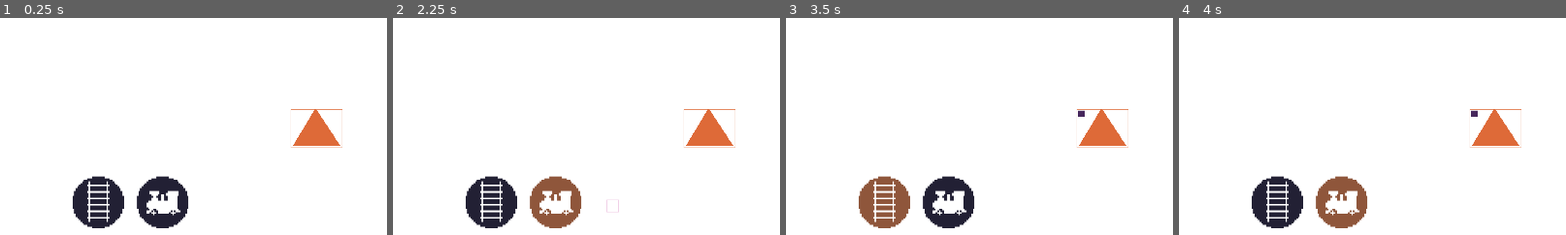
Above: before the commit, frames 1-4 (left to right).
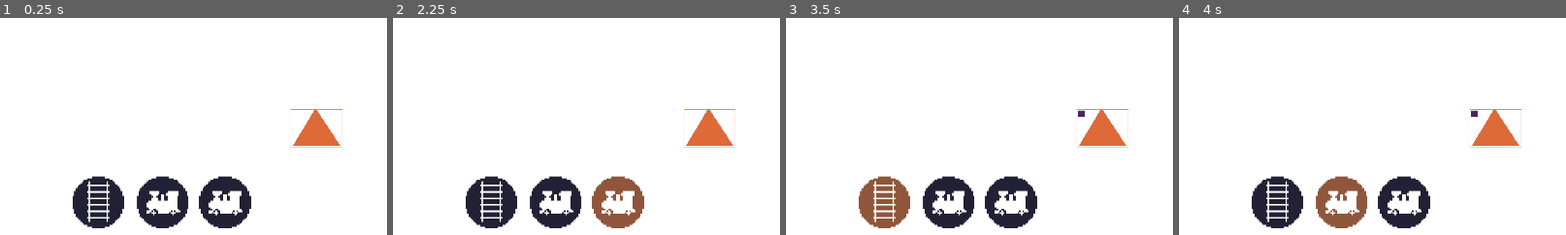
Above: after the commit, the same moments.

Repository: Paulb23/ludum_dare_45
Game: Godot game, scene res://game.tscn
Same seed, same stepped clock (60 frames per second), same inputs: the game is played once before the commit and once after it.
Inputs (mouse positions are % of the whole screen's width and height, from its top left):
- Up to frame 1 (0.25 s): no input
- Up to frame 2 (2.25 s): click (32, 93) at 0.5 s; click (40, 93) at 1.25 s; click (48, 93) at 2.02 s
- Up to frame 3 (3.5 s): click (32, 93) at 2.75 s
- Up to frame 4 (4 s): click (40, 93) at 3.5 s
The pictures show only the part of the screen within x 19-69%, y 50-100%; the shares and areas given below are measured in that part.

The runs differ from the first frame. In frame 1, 1.9% of the frame differs, in the area x 51-65%, y 72-97%; in frame 2, 3.9%, in the area x 35-65%, y 72-97%; in frame 3, 1.9%; in frame 4, 1.9%.

Commit message:
Signals!

Diff:
--- a/ludum_dare_45/game.gd
+++ b/ludum_dare_45/game.gd
@@ -1,6 +1,7 @@
 extends Node2D
 
 var train = preload("res://objects/train.tscn")
+var clicked_signal
 var clicked_train
 var first_train = true
 
@@ -8,13 +9,18 @@
 	$player.connect("place_tile", self, "_buy_track")
 	$player.connect("can_place_track", self, "_can_place_track")
 	$player.connect("can_place_train", self, "_can_place_train")
+	$player.connect("can_place_signal", self, "_can_place_signal")
+	$player.connect("place_signal", self, "_place_signal")
 	$player.connect("sell_tile", $level, "sell_tile")
 	$player.connect("buy_train", self, "_buy_train")
 
 	$ui.connect("build_rail_toggled", $player, "set_building_rail")
 	$ui.connect("place_train_toggled", $player, "set_place_train")
+	$ui.connect("place_signal_toggled", $player, "set_place_signal")
 	$ui.connect("save_train", self, "_save_train")
+	$ui.connect("edit_signal_zone", $player, "edit_signal_zone")
 
+	$level.connect("edit_signal", self, "_edit_signal")
 	$level.create_station()
 
 func _can_place_track(x : int, y : int) -> void:
@@ -48,6 +54,22 @@
 func _can_place_train(x : int, y : int) -> void:
 	$player.can_place_train = ($level.get_tile(x ,y) != $level.EMPTY && $level.get_tile(x ,y) != $level.STATION_TILE);
 
+func _can_place_signal(x : int, y : int) -> void:
+	$player.can_place_signal = ($level.get_tile(x ,y) != $level.EMPTY && $level.get_tile(x ,y) != $level.STATION_TILE);
+
+func _place_signal(x : int, y: int) -> void:
+	if (!$player.can_place_signal):
+		if (!$bad_place.playing):
+			$bad_place.play()
+		return
+	$level.create_signal(x, y)
+
+func _edit_signal(signal_to_edit) -> void:
+	if ($player.is_performing_action()):
+		return
+	clicked_signal = signal_to_edit
+	$ui.edit_signal(signal_to_edit)
+
 func _buy_track(x : int, y: int) -> void:
 	if (!$player.can_place_track):
 			return
@@ -68,22 +90,41 @@
 	new_train.position = $level.map_to_world(x, y)
 	new_train.connect("clicked", self, "_train_clicked")
 	new_train.connect("request_path", self, "_train_request_path")
+	new_train.connect("train_zone_check", self, "_train_zone_check")
 	$trains.add_child(new_train)
 	if (first_train):
 		$music.play()
 		first_train = false
 
-func _train_clicked(train) -> void:
+func _train_zone_check(train, zone : Array, new_route : bool) -> void:
+	for other_trains in $trains.get_children():
+		if (other_trains == train):
+			continue
+		var train_pos = Vector2(other_trains.position.x / 32, other_trains.position.y / 32)
+		if (zone.has(train_pos)):
+			train.train_in_path = true
+			if (new_route):
+				$level._update_walkable_cells(zone);
+				var points = $level.find_path(train.position, $level.get_station(train.current_target).get_target_pos())
+
+				if (points.size() > 0):
+					train.set_path(points)
+					train.train_in_path = false
+			return
+	train.train_in_path = false
+
+func _train_clicked(train_clicked) -> void:
 	if ($player.is_performing_action()):
 		return
-	clicked_train = train
+	clicked_train = train_clicked
 	$ui.edit_train(clicked_train.instructions, $level.get_station_names())
 
 func _save_train(instructions : Array) -> void:
 	clicked_train.set_instructions(instructions)
 
 func _train_request_path(train, station : String):
-	var points = $level/nav.get_simple_path(train.position, $level.get_station(station).get_target_pos(), false)
-	if (points.size() > 0 && points[0] == train.position):
-		points.remove(0)
+	$level._update_walkable_cells([]);
+	var points = $level.find_path(train.position, $level.get_station(station).get_target_pos())
+
+	if (points.size() > 0):
 		train.set_path(points)
--- a/ludum_dare_45/game.tscn
+++ b/ludum_dare_45/game.tscn
@@ -20,6 +20,7 @@
 [ext_resource path="res://sfx/music.ogg" type="AudioStream" id=18]
 [ext_resource path="res://sfx/spawn_2.wav" type="AudioStream" id=19]
 [ext_resource path="res://sfx/spawn.wav" type="AudioStream" id=20]
+[ext_resource path="res://scripts/signal_editor.gd" type="Script" id=21]
 
 [node name="game" type="Node2D"]
 script = ExtResource( 4 )
@@ -38,6 +39,8 @@
 centered_textures = true
 format = 1
 
+[node name="signals" type="Node2D" parent="level"]
+
 [node name="stations" type="Node2D" parent="level"]
 z_index = 1
 
@@ -54,8 +57,10 @@
 
 [node name="trains" type="Node2D" parent="."]
 
+[node name="Line2D" type="Line2D" parent="."]
+points = PoolVector2Array( 853, 523 )
+
 [node name="ui" type="Control" parent="."]
-margin_right = 1920.0
 script = ExtResource( 8 )
 __meta__ = {
 "_edit_use_anchors_": false
@@ -91,6 +96,21 @@
 "_edit_use_anchors_": false
 }
 
+[node name="place_signal" type="TextureButton" parent="ui"]
+margin_left = 861.0
+margin_top = 935.0
+margin_right = 989.0
+margin_bottom = 1063.0
+rect_min_size = Vector2( 64, 0 )
+toggle_mode = true
+texture_normal = ExtResource( 9 )
+texture_pressed = ExtResource( 11 )
+texture_hover = ExtResource( 10 )
+expand = true
+__meta__ = {
+"_edit_use_anchors_": false
+}
+
 [node name="train_controller" type="VBoxContainer" parent="ui"]
 visible = false
 margin_left = 4.0
@@ -140,6 +160,47 @@
 size_flags_horizontal = 3
 text = "cancel"
 
+[node name="signal_editor" type="VBoxContainer" parent="ui"]
+visible = false
+margin_left = 4.0
+margin_top = 184.0
+margin_right = 204.0
+margin_bottom = 584.0
+size_flags_horizontal = 3
+size_flags_vertical = 3
+script = ExtResource( 21 )
+__meta__ = {
+"_edit_use_anchors_": false
+}
+
+[node name="HBoxContainer" type="VBoxContainer" parent="ui/signal_editor"]
+margin_right = 258.0
+margin_bottom = 22.0
+
+[node name="Label" type="Label" parent="ui/signal_editor/HBoxContainer"]
+margin_right = 40.0
+margin_bottom = 14.0
+text = "Train Direction"
+
+[node name="train_diriection" type="OptionButton" parent="ui/signal_editor/HBoxContainer"]
+margin_right = 133.0
+margin_bottom = 22.0
+text = "Train Direction"
+
+[node name="edit_zone" type="Button" parent="ui/signal_editor/HBoxContainer"]
+margin_left = 137.0
+margin_right = 149.0
+margin_bottom = 22.0
+toggle_mode = true
+text = "Edit Zone"
+
+[node name="ok" type="Button" parent="ui/signal_editor/HBoxContainer"]
+margin_left = 153.0
+margin_right = 201.0
+margin_bottom = 22.0
+size_flags_horizontal = 3
+text = "OK"
+
 [node name="train_sfx" type="AudioStreamPlayer" parent="."]
 stream = ExtResource( 12 )
 volume_db = -5.0
--- /dev/null
+++ b/ludum_dare_45/menus/main_menu.tscn
@@ -0,0 +1,8 @@
+[gd_scene format=2]
+
+[node name="main_menu" type="Control"]
+anchor_right = 1.0
+anchor_bottom = 1.0
+__meta__ = {
+"_edit_use_anchors_": false
+}
--- /dev/null
+++ b/ludum_dare_45/objects/signal.gd
@@ -0,0 +1,33 @@
+extends Node2D
+
+signal clicked
+
+const UP = 0
+const DOWN = 1
+const LEFT = 2
+const RIGHT = 3
+
+const TRAIN_CHECK = 0
+const ZONE_CHECK = 1
+
+var train_direction_check = 2
+
+var zoned_tiles = []
+
+func _ready() -> void:
+	$clicked.connect("button_up", self, "_clicked")
+	$zones.set_as_toplevel(true)
+
+func add_zone_check(x : int, y : int) -> void:
+	if (!zoned_tiles.has(Vector2(x ,y))):
+		zoned_tiles.push_back(Vector2(x ,y))
+	$zones.set_cell(x, y, ZONE_CHECK)
+
+func get_zone() -> Array:
+	return zoned_tiles
+
+func draw_zones(vis : bool) -> void:
+	$zones.visible = vis
+
+func _clicked() -> void:
+	emit_signal("clicked", self)
--- /dev/null
+++ b/ludum_dare_45/objects/signal.tscn
@@ -0,0 +1,39 @@
+[gd_scene load_steps=5 format=2]
+
+[ext_resource path="res://tiles/signal_tileset.tres" type="TileSet" id=1]
+[ext_resource path="res://objects/signal.gd" type="Script" id=2]
+[ext_resource path="res://objects/signal.png" type="Texture" id=3]
+
+[sub_resource type="RectangleShape2D" id=1]
+extents = Vector2( 16, 16 )
+
+[node name="signal" type="Node2D"]
+script = ExtResource( 2 )
+
+[node name="Sprite" type="Sprite" parent="."]
+texture = ExtResource( 3 )
+
+[node name="zones" type="TileMap" parent="."]
+tile_set = ExtResource( 1 )
+cell_size = Vector2( 32, 32 )
+cell_custom_transform = Transform2D( 32, 0, 0, 32, 0, 0 )
+cell_tile_origin = 1
+compatibility_mode = true
+centered_textures = true
+format = 1
+
+[node name="clicked" type="Button" parent="."]
+self_modulate = Color( 1, 1, 1, 0.266667 )
+margin_left = -1.0
+margin_top = -3.0
+margin_right = 32.0
+margin_bottom = 31.0
+__meta__ = {
+"_edit_use_anchors_": false
+}
+
+[node name="Area2D" type="Area2D" parent="."]
+
+[node name="CollisionShape2D" type="CollisionShape2D" parent="Area2D"]
+position = Vector2( 16, 15 )
+shape = SubResource( 1 )
--- a/ludum_dare_45/objects/station.gd
+++ b/ludum_dare_45/objects/station.gd
@@ -60,8 +60,8 @@
 	icon.visible = true
 	$people.add_child(icon)
 
-func unload_people(people : Array):
-	for person in people:
+func unload_people(unloaded_people : Array):
+	for person in unloaded_people:
 		if (!$unload.playing):
 			$unload.play()
 
--- a/ludum_dare_45/objects/train.gd
+++ b/ludum_dare_45/objects/train.gd
@@ -2,7 +2,9 @@
 
 signal clicked
 signal request_path
+signal train_zone_check
 
+var train_in_path = false
 var base_speed = 100
 var speed = 100
 var max_speed = 150
@@ -54,7 +56,7 @@
 	current_target = instructions[current_instruction]
 
 func _physics_process(delta: float) -> void:
-	if (instructions.size() == 0):
+	if (train_in_path || instructions.size() == 0):
 		return
 
 	if (path.size() == 0):
@@ -70,7 +72,7 @@
 
 	# normalise target pos to grid
 	var target_tile = Vector2(floor(path[0].x / Globals.tile_width), floor(path[0].y / Globals.tile_height))
-	var target_pos = Vector2(target_tile.x * Globals.tile_width, target_tile. y * Globals.tile_height)
+	var target_pos = Vector2(target_tile.x * Globals.tile_width, target_tile. y * Globals.tile_height) + Vector2(16,16)
 
 	rotation = lerp(rotation, position.angle_to_point(target_pos), delta * 10)
 	var pos = Vector2(position.x, position.y);
@@ -121,6 +123,40 @@
 
 		loading_people = false
 
+	if (main_node.get_name().find("signal") != -1):
+		if (path.size() <= 0):
+			return
+
+		var signal_tile = Vector2(floor(main_node.position.x / Globals.tile_width), floor(main_node.position.y / Globals.tile_height))
+		var target_tile = Vector2(floor(path[0].x / Globals.tile_width), floor(path[0].y / Globals.tile_height))
+		var direction = signal_tile - target_tile
+
+		if (direction.x > 0):
+			direction = main_node.LEFT
+		elif (direction.x < 0):
+			direction = main_node.RIGHT
+		elif (direction.y > 0):
+			direction = main_node.DOWN
+		elif (direction.y < 0):
+			direction = main_node.UP
+
+		# not a signal for us
+		if (main_node.train_direction_check != direction):
+			return
+
+		emit_signal("train_zone_check", self, main_node.get_zone(), false)
+		var checks := 0
+		while (train_in_path):
+			$train_check_timer.start()
+			yield($train_check_timer, "timeout")
+			checks += 1
+			# longer then 20, find a diffrent route.
+			emit_signal("train_zone_check", self, main_node.get_zone(), checks > 20)
+
+	if (main_node.get_name().find("train") != -1):
+		print("crash!")
+
+
 func _clear_icons():
 	for child in $people.get_children():
 		if (child.get_name().find("@") != -1):
--- a/ludum_dare_45/objects/train.tscn
+++ b/ludum_dare_45/objects/train.tscn
@@ -72,6 +72,8 @@
 [node name="load_timer" type="Timer" parent="."]
 wait_time = 0.5
 
+[node name="train_check_timer" type="Timer" parent="."]
+
 [node name="Control" type="Button" parent="."]
 modulate = Color( 1, 1, 1, 0 )
 self_modulate = Color( 1, 1, 1, 0 )
--- a/ludum_dare_45/scripts/level.gd
+++ b/ludum_dare_45/scripts/level.gd
@@ -1,4 +1,6 @@
 extends Node2D
+
+signal edit_signal
 
 const STATION_SQUARE = 0
 const STATION_CIRCLE = 1
@@ -24,10 +26,21 @@
 var station = preload("res://objects/station.tscn")
 var stations = {}
 
+var signal_scene = preload("res://objects/signal.tscn")
+
 func _ready() -> void:
 	for x in range(0, 100):
 		for y in range(0, 100):
 			map.set_cell(x ,y, 0)
+
+func create_signal(x : int, y : int) -> void:
+	var new_signal = signal_scene.instance()
+	new_signal.position = Vector2(x * 32, y * 32)
+	new_signal.connect("clicked", self, "signal_clicked")
+	$signals.add_child(new_signal)
+
+func signal_clicked(clicked_signal) -> void:
+	emit_signal("edit_signal", clicked_signal)
 
 func create_station() -> void:
 	_create_station("square", 12*32, 12*32)
@@ -43,8 +56,8 @@
 	stations[type] = new_station
 	$stations.add_child(new_station)
 	new_station.set_type(type)
-	var start_tile_x = x / Globals.tile_width
-	var start_tile_y = y / Globals.tile_height
+	var start_tile_x = floor(x / Globals.tile_width)
+	var start_tile_y = floor(y / Globals.tile_height)
 	for i in range(start_tile_x, start_tile_x + 4):
 		for j in range(start_tile_y, start_tile_y + 3):
 			map.set_cell(i , j, STATION_TILE)
@@ -55,9 +68,9 @@
 func get_station(type : String) -> Vector2:
 	return stations[type]
 
-func _request_person(station):
+func _request_person(requesting_station):
 	if current_people < max_people:
-		station.can_generate = true;
+		requesting_station.can_generate = true;
 		if (!$spawn_1.playing && !$spawn_2.playing):
 			if (rand_range(0, 1) > 0.5):
 				$spawn_1.play()
@@ -133,3 +146,58 @@
 
 func map_to_world(x : int, y :int) -> Vector2:
 	return map.map_to_world(Vector2(x, y))
+
+
+###############################################################################
+
+onready var astar := AStar2D.new();
+onready var _half_cell_size = Vector2(16, 16)
+
+func _update_walkable_cells(obs : Array) -> void:
+	var walkable_cells := []
+	astar.clear()
+	for x in range(0, 100):
+		for y in range(0, 100):
+			var cell_type : int = map.get_cell(x, y);
+			if (cell_type == EMPTY):
+				continue
+
+			var point := Vector2(x, y)
+			if (obs.has(point)):
+				continue
+
+			walkable_cells.append(point)
+			var point_index : int = _calculate_point_index(point)
+			astar.add_point(point_index, point)
+
+	for point in walkable_cells:
+		var point_index = _calculate_point_index(point)
+
+		var points_relative = PoolVector2Array([
+			Vector2(point.x + 1, point.y),
+			Vector2(point.x - 1, point.y),
+			Vector2(point.x, point.y + 1),
+			Vector2(point.x, point.y - 1)])
+		for point_relative in points_relative:
+			var point_relative_index : int = _calculate_point_index(point_relative)
+			if is_outside_map_bounds(point_relative):
+				continue
+			if not astar.has_point(point_relative_index):
+				continue
+			astar.connect_points(point_index, point_relative_index, true)
+
+func is_outside_map_bounds(point : Vector2) -> bool:
+	return point.x < 0 or point.y < 0 or point.x >= 100 or point.y >= 100
+
+func find_path(start : Vector2, end : Vector2) -> PoolVector2Array:
+	var start_pos = map.world_to_map(start)
+	var end_pos = map.world_to_map(end)
+	var tile_points = astar.get_point_path(_calculate_point_index(start_pos), _calculate_point_index(end_pos))
+	var points : PoolVector2Array
+	for tile_point in tile_points:
+		var point_world = map_to_world(tile_point.x, tile_point.y) + _half_cell_size
+		points.append(point_world)
+	return points
+
+func _calculate_point_index(point : Vector2) -> int:
+	return int(point.x + 100 * point.y)
--- a/ludum_dare_45/scripts/player.gd
+++ b/ludum_dare_45/scripts/player.gd
@@ -3,15 +3,23 @@
 signal place_tile
 signal sell_tile
 
+signal place_signal
+
 signal buy_train
 signal can_place_track
 signal can_place_train
+signal can_place_signal
+
+var signal_edit
 
 var building_rail := false
 var placing_train := false
+var placing_signal := false
+var placing_signal_zone := false
 
 var can_place_track := false
 var can_place_train := false
+var can_place_signal := false
 
 func _input(event: InputEvent) -> void:
 	if (event is InputEventMouse):
@@ -23,6 +31,8 @@
 				emit_signal("can_place_track", mouse_pos.x, mouse_pos.y)
 			if (placing_train):
 				emit_signal("can_place_train", mouse_pos.x, mouse_pos.y)
+			if (placing_signal):
+				emit_signal("can_place_signal", mouse_pos.x, mouse_pos.y)
 			$place_tile_icon.position = Vector2(mouse_pos.x * Globals.tile_width, mouse_pos.y * Globals.tile_height)
 
 		if (building_rail):
@@ -32,12 +42,26 @@
 					return
 				emit_signal("place_tile", floor(mouse_pos.x / Globals.tile_width), floor(mouse_pos.y / Globals.tile_height))
 
+		if (placing_signal):
+			if (event.is_action_released("place")):
+				var mouse_pos := get_local_mouse_position()
+				if (floor(mouse_pos.y / Globals.tile_height) > 28):
+					return
+				emit_signal("place_signal", floor(mouse_pos.x / Globals.tile_width), floor(mouse_pos.y / Globals.tile_height))
+
 		if (placing_train):
 			if (event.is_action_released("place")):
 				var mouse_pos := get_local_mouse_position()
 				if (floor(mouse_pos.y / Globals.tile_height) > 28):
 					return
 				emit_signal("buy_train", floor(mouse_pos.x / Globals.tile_width), floor(mouse_pos.y / Globals.tile_height))
+
+		if (placing_signal_zone):
+			if (event.button_mask == BUTTON_LEFT):
+				var mouse_pos := get_local_mouse_position()
+				if (floor(mouse_pos.y / Globals.tile_height) > 28):
+					return
+				signal_edit.add_zone_check(floor(mouse_pos.x / Globals.tile_width), floor(mouse_pos.y / Globals.tile_height))
 
 		if (event.button_mask == BUTTON_RIGHT):
 			var mouse_pos := get_local_mouse_position()
@@ -47,10 +71,17 @@
 	building_rail = enabled;
 	can_place_track = false
 
+func edit_signal_zone(signal_to_edit, editing) -> void:
+	signal_edit = signal_to_edit
+	placing_signal_zone = editing
 
 func set_place_train(enabled : bool) -> void:
 	placing_train = enabled
 	can_place_train = false
 
+func set_place_signal(enabled : bool) -> void:
+	placing_signal = enabled
+	can_place_signal = false
+
 func is_performing_action() -> bool:
-	return building_rail || placing_train
+	return building_rail || placing_train || placing_signal
--- /dev/null
+++ b/ludum_dare_45/scripts/signal_editor.gd
@@ -0,0 +1,38 @@
+extends VBoxContainer
+
+signal edit_signal_zone
+
+var signal_editing
+var editing_zone
+
+func _ready() -> void:
+	$HBoxContainer/edit_zone.connect("button_up", self, "_set_editing_zone")
+	editing_zone = false
+
+	$HBoxContainer/train_diriection.add_item("Up")
+	$HBoxContainer/train_diriection.add_item("Down")
+	$HBoxContainer/train_diriection.add_item("Left")
+	$HBoxContainer/train_diriection.add_item("Right")
+	$HBoxContainer/train_diriection.connect("item_selected", self, "_update_train_check")
+
+	$HBoxContainer/ok.connect("pressed", self, "_apply_clicked")
+
+func edit(signal_to_edit) -> void:
+	signal_editing = signal_to_edit
+	$HBoxContainer/train_diriection.select(signal_editing.train_direction_check)
+	visible = true
+	pass
+
+func _update_train_check(dir : int) -> void:
+	signal_editing.train_direction_check = dir
+
+func _set_editing_zone():
+	emit_signal("edit_signal_zone", signal_editing, true)
+	editing_zone = true
+	signal_editing.draw_zones(true)
+
+func _apply_clicked() -> void:
+	emit_signal("edit_signal_zone", signal_editing, false)
+	editing_zone = false
+	signal_editing.draw_zones(false)
+	visible = false
--- a/ludum_dare_45/scripts/ui.gd
+++ b/ludum_dare_45/scripts/ui.gd
@@ -1,7 +1,10 @@
 extends Control
+
+signal edit_signal_zone
 
 signal build_rail_toggled
 signal place_train_toggled
+signal place_signal_toggled
 
 var updating_buttons := false
 
@@ -10,26 +13,43 @@
 func _ready() -> void:
 	$build_rail.connect("toggled", self, "build_rail_toggled")
 	$place_train.connect("toggled", self, "place_train_toggled")
+	$place_signal.connect("toggled", self, "place_signal_toggled")
 	$train_controller.connect("save_train", self, "save_train")
+	$signal_editor.connect("edit_signal_zone", self, "edit_signal_zone")
 
 func _reset_buttons():
 	updating_buttons = true;
 	$place_train.set_pressed(false)
 	$build_rail.set_pressed(false)
+	$place_signal.set_pressed(false)
 	updating_buttons = false;
 
 func build_rail_toggled(toggled : bool) -> void:
 	emit_signal("build_rail_toggled", toggled)
 	if (toggled):
 		$place_train.set_pressed(false)
+		$place_signal.set_pressed(false)
 
 func place_train_toggled(toggled : bool) -> void:
 	emit_signal("place_train_toggled", toggled)
 	if (toggled):
 		$build_rail.set_pressed(false)
+		$place_signal.set_pressed(false)
+
+func place_signal_toggled(toggled : bool) -> void:
+	emit_signal("place_signal_toggled", toggled)
+	if (toggled):
+		$build_rail.set_pressed(false)
+		$place_train.set_pressed(false)
 
 func edit_train(instructions : Array, stations : Array) -> void:
 	$train_controller.edit(instructions, stations)
 
+func edit_signal(signal_to_edit) -> void:
+	$signal_editor.edit(signal_to_edit)
+
+func edit_signal_zone(signal_to_edit, editing) -> void:
+	emit_signal("edit_signal_zone", signal_to_edit, editing)
+
 func save_train(instructions : Array) -> void:
 	emit_signal("save_train", instructions)
--- /dev/null
+++ b/ludum_dare_45/tiles/signal_tileset.tres
@@ -0,0 +1,52 @@
+[gd_resource type="TileSet" load_steps=5 format=2]
+
+[ext_resource path="res://tiles/tiles.png" type="Texture" id=1]
+
+[sub_resource type="ConvexPolygonShape2D" id=1]
+points = PoolVector2Array( 0, 0, 32, 0, 32, 32, 0, 32 )
+
+[sub_resource type="ConvexPolygonShape2D" id=2]
+points = PoolVector2Array( 0, 0, 32, 0, 32, 32, 0, 32 )
+
+[sub_resource type="ConvexPolygonShape2D" id=3]
+points = PoolVector2Array( 0, 0, 32, 0, 32, 32, 0, 32 )
+
+[resource]
+0/name = "train_check"
+0/texture = ExtResource( 1 )
+0/tex_offset = Vector2( 0, 0 )
+0/modulate = Color( 1, 1, 1, 0.784314 )
+0/region = Rect2( 64, 32, 32, 32 )
+0/tile_mode = 0
+0/occluder_offset = Vector2( 0, 0 )
+0/navigation_offset = Vector2( 0, 0 )
+0/shapes = [ {
+"autotile_coord": Vector2( 0, 0 ),
+"one_way": false,
+"one_way_margin": 1.0,
+"shape": SubResource( 1 ),
+"shape_transform": Transform2D( 1, 0, 0, 1, 0, 0 )
+}, {
+"autotile_coord": Vector2( 0, 0 ),
+"one_way": false,
+"one_way_margin": 1.0,
+"shape": SubResource( 2 ),
+"shape_transform": Transform2D( 1, 0, 0, 1, 0, 0 )
+} ]
+0/z_index = 0
+1/name = "zone_check"
+1/texture = ExtResource( 1 )
+1/tex_offset = Vector2( 0, 0 )
+1/modulate = Color( 1, 1, 1, 0.784314 )
+1/region = Rect2( 96, 32, 32, 32 )
+1/tile_mode = 0
+1/occluder_offset = Vector2( 0, 0 )
+1/navigation_offset = Vector2( 0, 0 )
+1/shapes = [ {
+"autotile_coord": Vector2( 0, 0 ),
+"one_way": false,
+"one_way_margin": 1.0,
+"shape": SubResource( 3 ),
+"shape_transform": Transform2D( 1, 0, 0, 1, 0, 0 )
+} ]
+1/z_index = 0
Not shown: 1 places in ludum_dare_45/game.tscn that only renumber resources
Binary file added: ludum_dare_45/objects/signal.png
Binary file changed: ludum_dare_45/tiles/tiles.png
